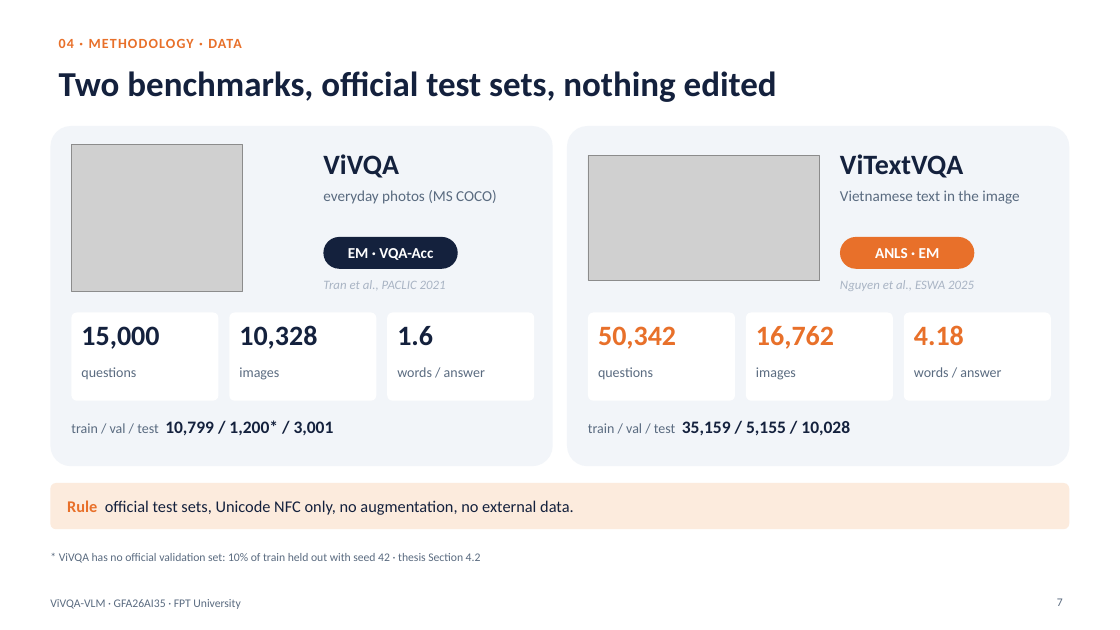
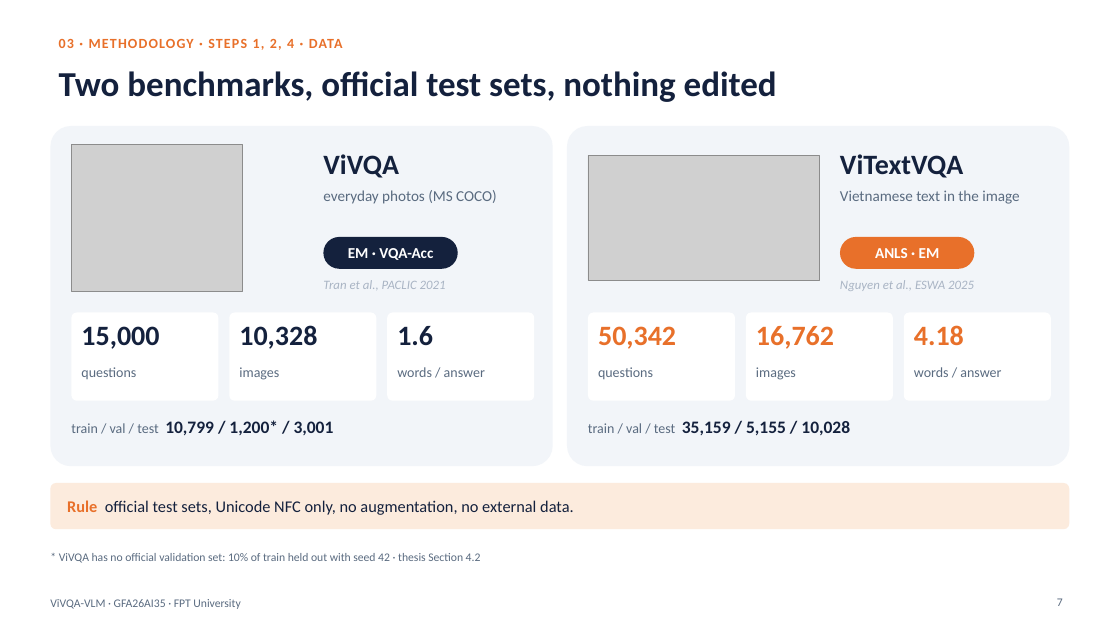
Before and after one commit to PLHGNAOH/ViVQA-VLM, a slide deck: slide 7 of docs/04_slides/KLTN_TA_Short.pptx. Drawn at 1120x630 pixels with LibreOffice and Linux fonts; fonts in the diff are those of the drawing; grey boxes stand for pictures; background and template pictures are left out. Boxes give left, top, right and bottom in pixels: in the first picture for what was removed or moved away, otherwise in the second. Text is boxed around its words. In the diff, an @@ line names an element or a change of style, - is before the commit and + after.

```diff
--- a/docs/04_slides/KLTN_TA_Short.pptx
+++ b/docs/04_slides/KLTN_TA_Short.pptx
@@ text at [59, 39, 343, 50]: text changed @@
-04 · METHODOLOGY · DATA
+03 · METHODOLOGY · STEPS 1, 2, 4 · DATA
```
Also in this commit, not shown: 13 other slides changed, 1 slide added, 1 slide removed, 1 other file.
